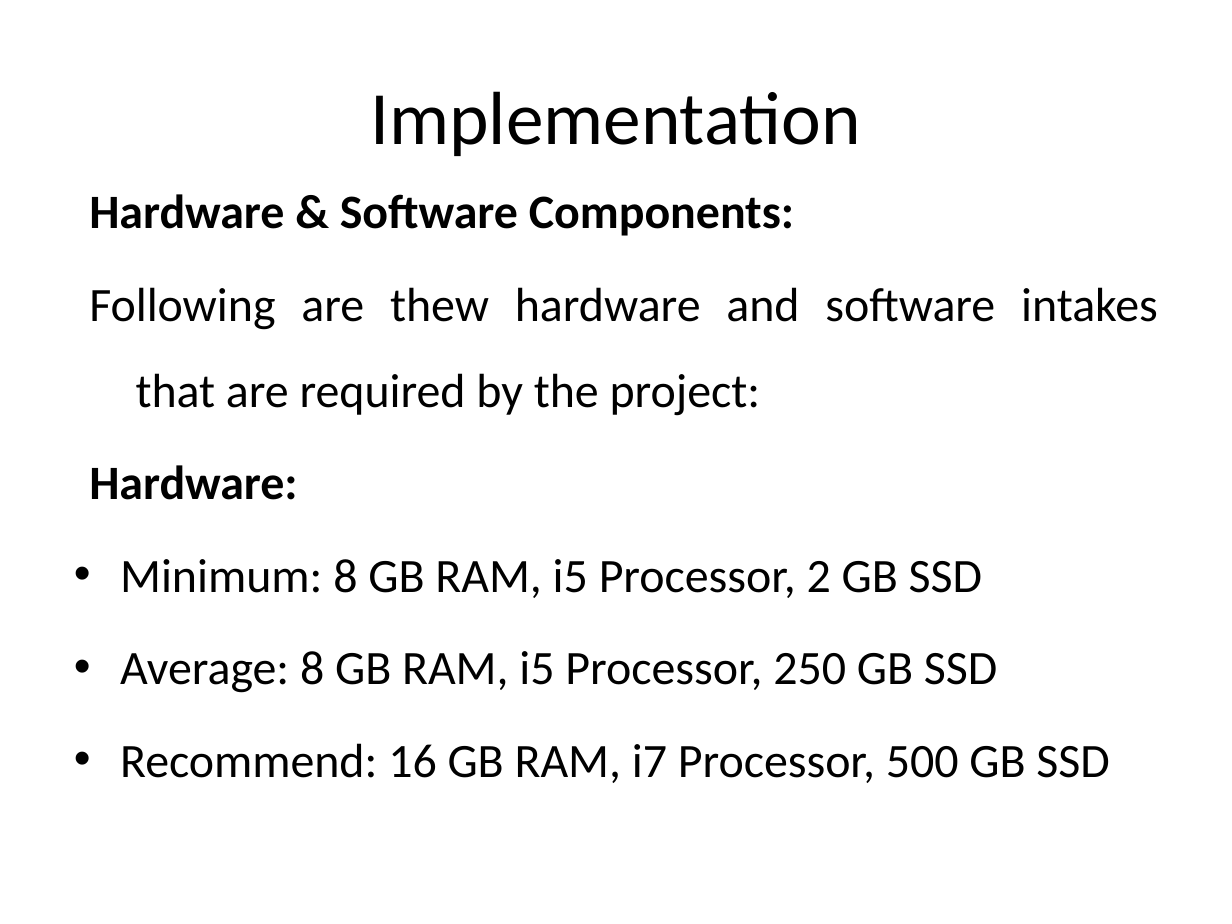
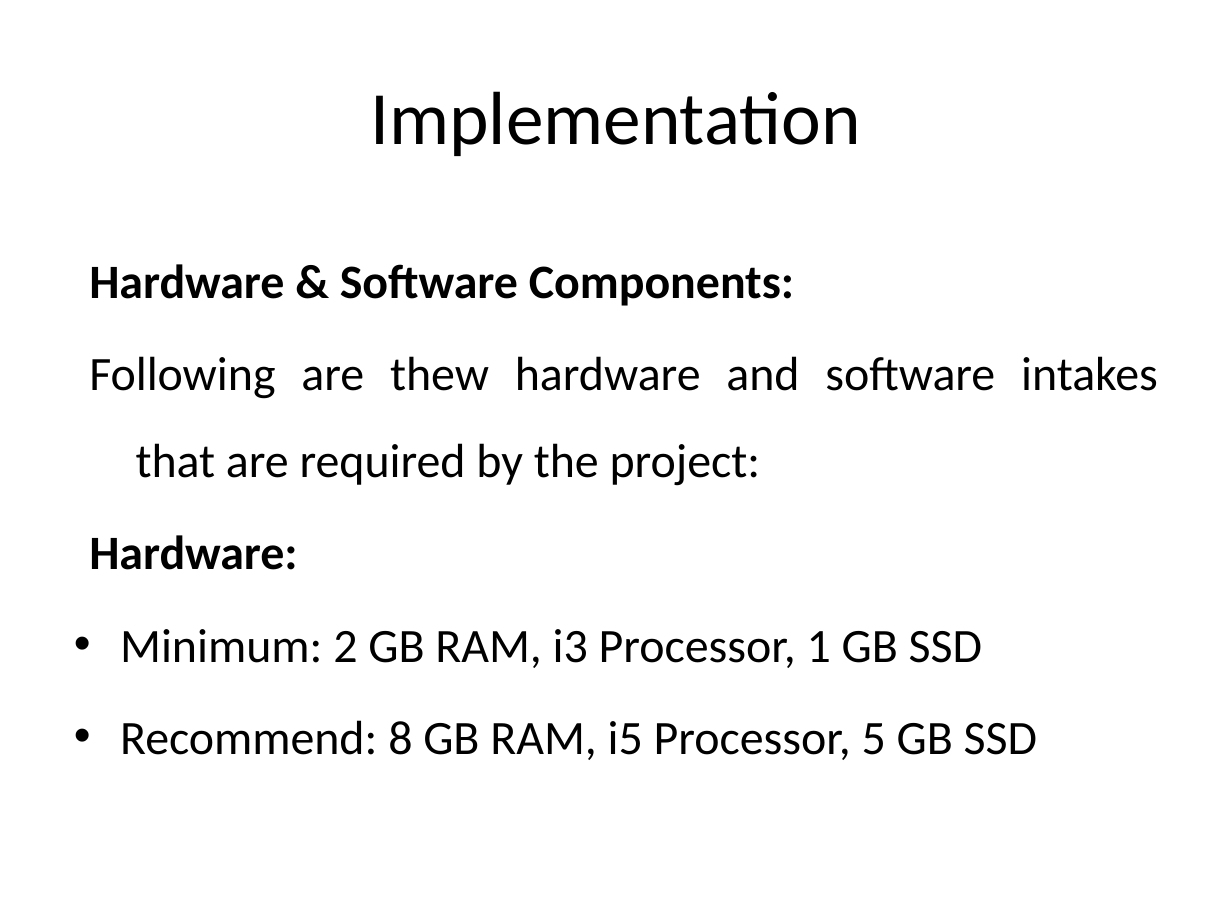
Before and after one commit to xhani890/PhishNet, a slide deck: slide 31 of Documentation/Templates/Template #7/Template #7 - Final Project Presentation - 8.0.pptx (slide 34 before the commit). Drawn at 1232x924 pixels with LibreOffice and Linux fonts; fonts in the diff are those of the drawing; background and template pictures are left out. Boxes give left, top, right and bottom in pixels: in the first picture for what was removed or moved away, otherwise in the second. Text is boxed around its words. In the diff, an @@ line names an element or a change of style, - is before the commit and + after.

Commit message:
Uploadinng Template #7 - Final Project Presenation - 8.0 - Content Modified

```diff
--- a/Documentation/Templates/Template #7/Template #7 - Final Project Presentation - 8.0.pptx
+++ b/Documentation/Templates/Template #7/Template #7 - Final Project Presentation - 8.0.pptx
@@ text "Hardware & Software Components:": place and size @@
-text "Hardware & Software Components:" at [89, 194, 1158, 783]
+text "Hardware & Software Components:" at [89, 264, 1158, 760]
@@ text at [120, 629, 1037, 760]: text changed @@
-• Minimum: 8 GB RAM, i5 Processor, 2 GB SSD
-• Average: 8 GB RAM, i5 Processor, 250 GB SSD
-• Recommend: 16 GB RAM, i7 Processor, 500 GB SSD
+• Minimum: 2 GB RAM, i3 Processor, 1 GB SSD
+• Recommend: 8 GB RAM, i5 Processor, 5 GB SSD
```
Also in this commit, not shown: 29 other slides changed, 1 slide added, 4 slides removed.
